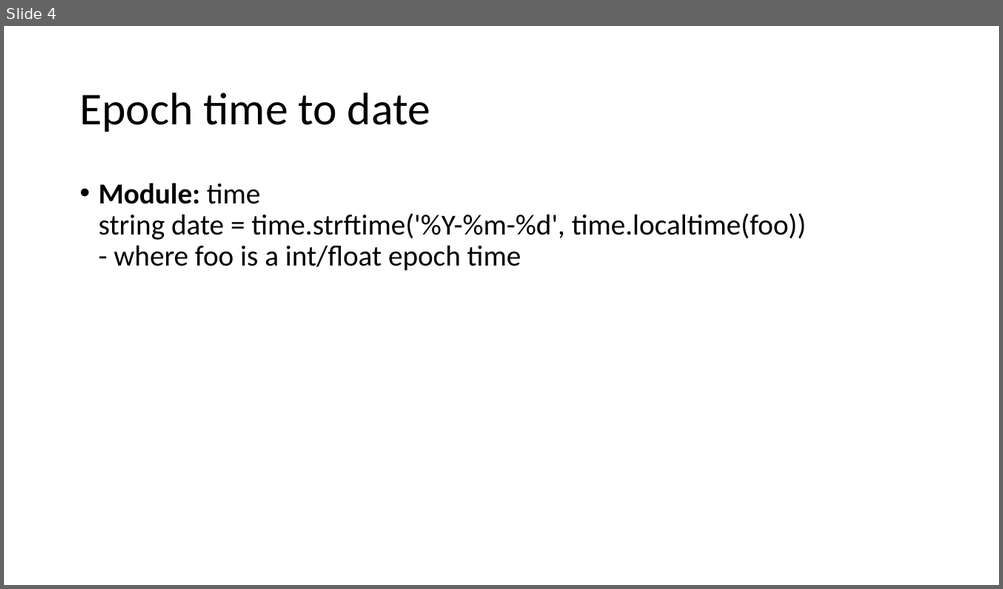
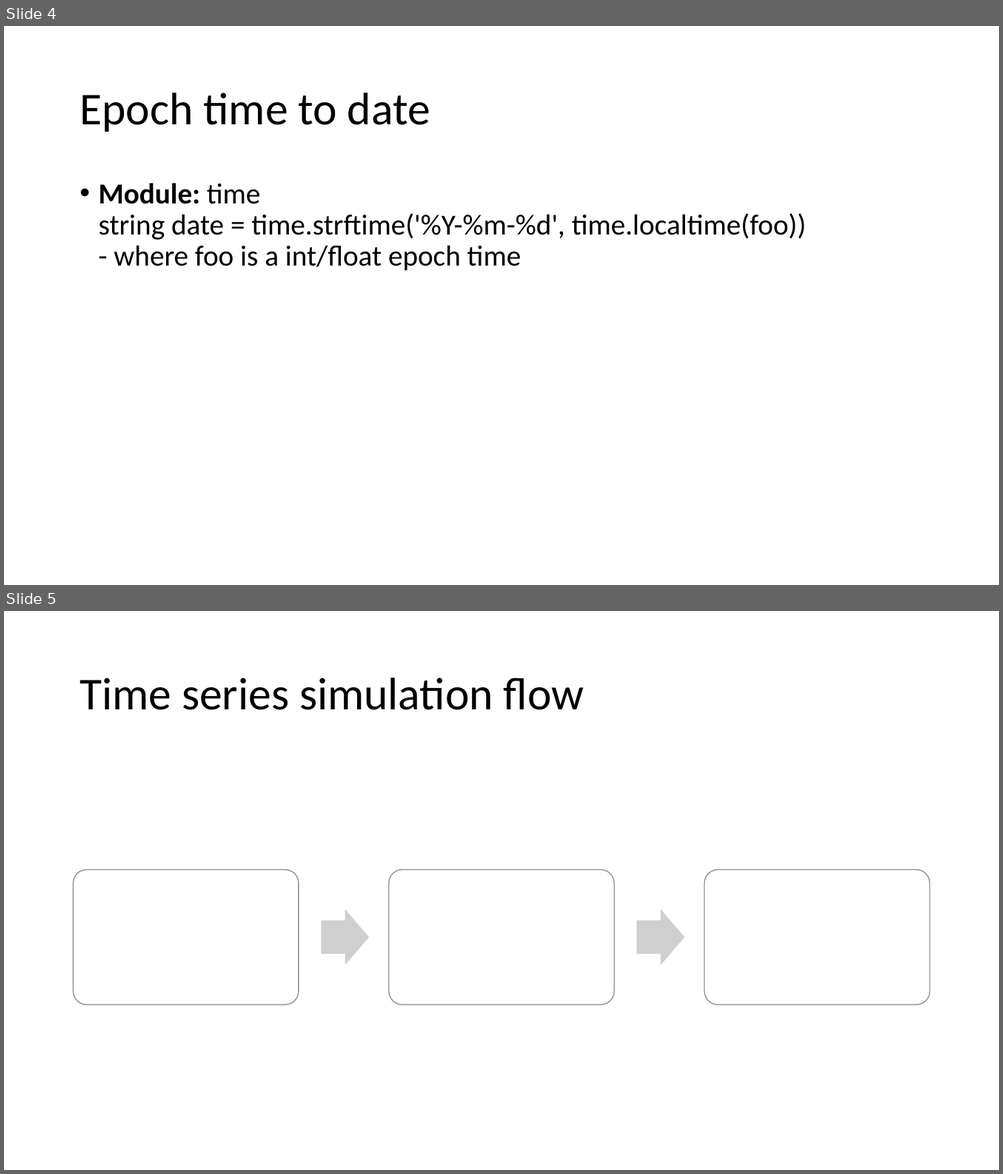
Before and after one commit to allenkcchu/TradingStrategyGeneration, a slide deck: tradingStrategiesAnalysis_workingFlow.pptx. Shown one above the other, each under a label of ours: slide 4 before the commit, slides 4 and 5 after it. The pictures are 1003x589 and 1003x1174 pixels, drawn with LibreOffice and Linux fonts; fonts in the diff are those of the drawing. Boxes give left, top, right and bottom in pixels: in the first picture for what was removed or moved away, otherwise in the second. Text is boxed around its words. In the diff, an @@ line names an element or a change of style, - is before the commit and + after.

```diff
--- a/tradingStrategiesAnalysis_workingFlow.pptx
+++ b/tradingStrategiesAnalysis_workingFlow.pptx
@@ slide 5 added at box(4, 611, 999, 1170), background #FFFFFF @@
@@ title added at box(79, 678, 584, 710), 44 pt, text #000000 @@
+Time series simulation flow
@@ group added at box(74, 870, 930, 1005): 3 rounded rectangles, 2 right arrows @@
```
Also in this commit, not shown: 1 other file.
